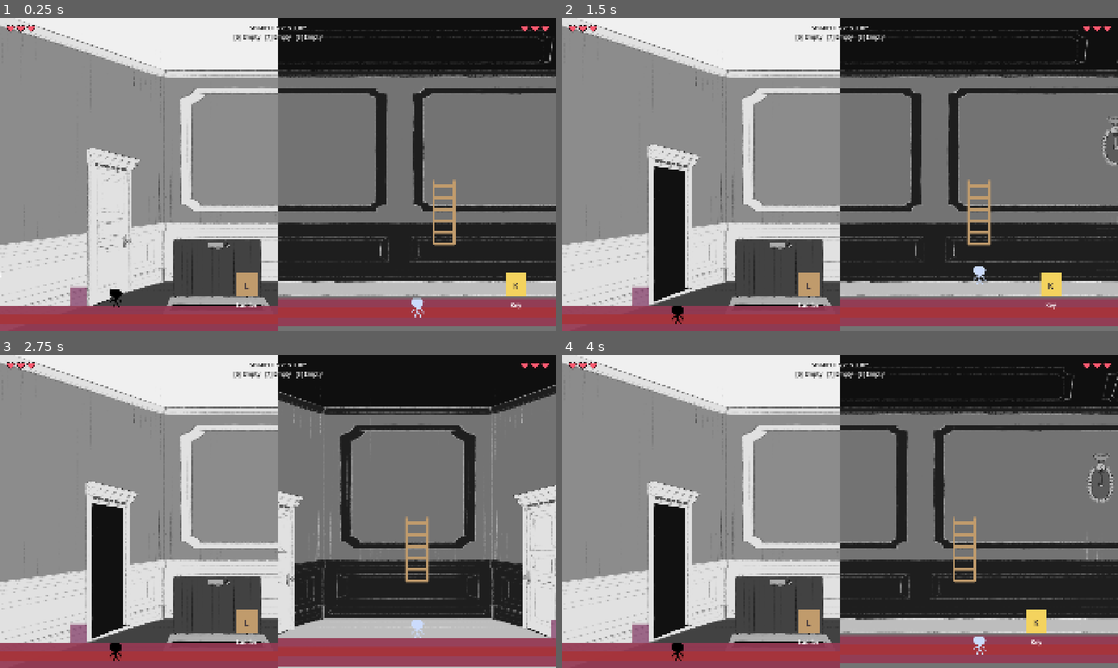
Above: before the commit, frames 1-4 (two rows, left to right).
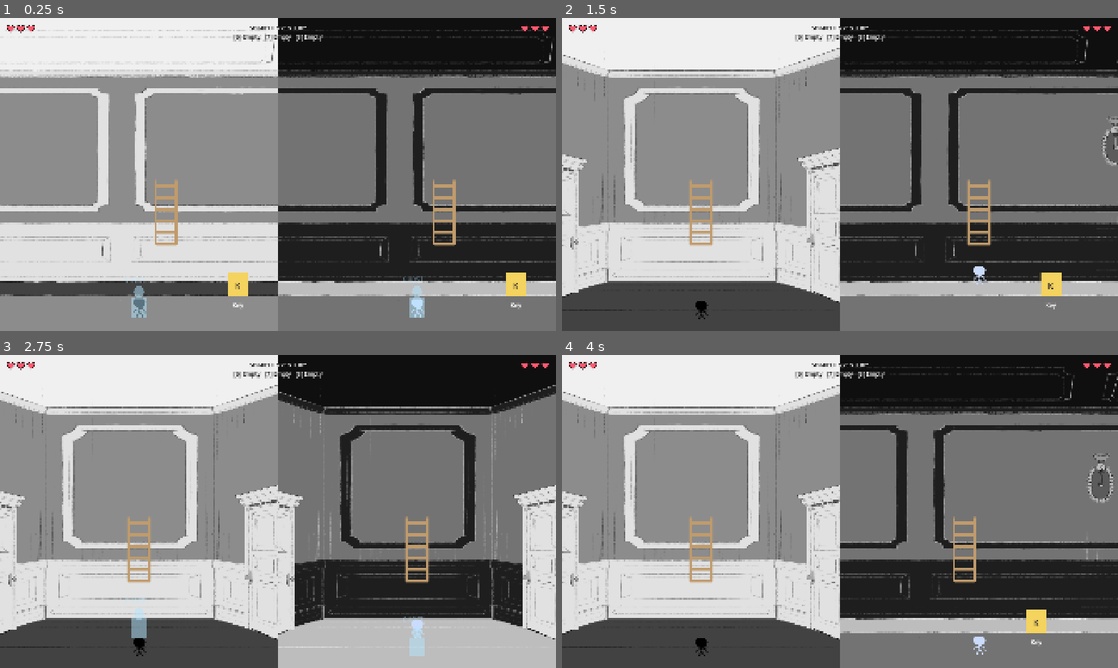
Above: after the commit, the same moments.

Repository: Clownpiece106/Robimy-dzem-2026
Game: Godot game, scene res://Globals/game.tscn
Same seed, same stepped clock (60 frames per second), same inputs: the game is played once before the commit and once after it.
Inputs:
- Up to frame 1 (0.25 s): no input
- Up to frame 2 (1.5 s): tap Enter (p2_interact) at 0.5, 1.35 s; tap E (p1_interact) at 0.6 s; tap Space at 1.25 s
- Up to frame 3 (2.75 s): tap Enter (p2_interact) at 2 s; tap Up (p2_move_background) at 2.1 s
- Up to frame 4 (4 s): tap Space at 2.75 s; tap Down (p2_move_foreground) at 2.85 s; tap Enter (p2_interact) at 3.5 s; tap Right (p2_move_right) at 3.6 s

The runs differ from the first frame. In frame 1, 23% of the frame differs, in the area x 0-100%, y 0-100%; in frame 2, 26%; in frame 3, 26%; in frame 4, 26%.

Commit message:
Physics auto hides and made balcony

Diff:
--- a/Globals/game.tscn
+++ b/Globals/game.tscn
@@ -41,6 +41,12 @@
 [ext_resource type="Texture2D" uid="uid://cy3eirkvyduq6" path="res://Assets/skrzynia.png" id="18_5jhku"]
 [ext_resource type="Script" uid="uid://d2wkkbw8q7oag" path="res://scripts/mansion_game.gd" id="mansion_game"]
 
+[sub_resource type="RectangleShape2D" id="RectangleShape2D_4qlxu"]
+size = Vector2(479, 120)
+
+[sub_resource type="RectangleShape2D" id="RectangleShape2D_w7ctf"]
+size = Vector2(325, 122)
+
 [sub_resource type="RectangleShape2D" id="RectangleShape2D_3a2vt"]
 size = Vector2(576, 120)
 
@@ -58,9 +64,6 @@
 
 [node name="MansionLayout" parent="." unique_id=569955723 instance=ExtResource("4_nnuyt")]
 z_as_relative = false
-
-[node name="Player1Spawn" parent="MansionLayout/SmallRoom(10)" parent_id_path=PackedInt32Array(569955723, 1297926878) index="1" unique_id=811967878]
-position = Vector2(224, 390)
 
 [node name="ClosedSprite" parent="MansionLayout/Trapdoor(10-17)/FloorEndpoint" index="0"]
 visible = false
@@ -180,7 +183,7 @@
 room_a = NodePath("../../SmallRoom(5)")
 room_b = NodePath("../../GrandRoom(3)")
 
-[node name="Doors" parent="MansionLayout" index="42" unique_id=1653110097]
+[node name="Doors" parent="MansionLayout" index="44" unique_id=1653110097]
 position = Vector2(0, 0)
 
 [node name="Door(1->3)" parent="MansionLayout/Doors" index="0" unique_id=1301379231]
@@ -191,6 +194,17 @@
 
 [node name="Door(3->4)" parent="MansionLayout/Doors" index="2" unique_id=1453849483]
 position = Vector2(-1160, 431)
+
+[node name="DoorL" parent="MansionLayout/Doors/Door(3->4)" index="0" unique_id=285493679]
+position = Vector2(-82, -96)
+
+[node name="CollisionShape2D" parent="MansionLayout/Doors/Door(3->4)/InteractionArea" parent_id_path=PackedInt32Array(569955723, 1453849483, 950921253) index="0" unique_id=1904547995]
+position = Vector2(56.5, 0)
+shape = SubResource("RectangleShape2D_4qlxu")
+
+[node name="CollisionShape2D" parent="MansionLayout/Doors/Door(3->4)/EnteringArea" parent_id_path=PackedInt32Array(569955723, 1453849483, 386806270) index="0" unique_id=35840935]
+position = Vector2(54.5, 0)
+shape = SubResource("RectangleShape2D_w7ctf")
 
 [node name="Door(5->6)" parent="MansionLayout/Doors" index="3" unique_id=1603556959]
 position = Vector2(441, 967)
@@ -260,12 +274,14 @@
 position = Vector2(117, 0)
 shape = SubResource("RectangleShape2D_u3wr0")
 
-[node name="PhysicsTileMapFg" parent="MansionLayout" index="43" unique_id=462440174]
+[node name="PhysicsTileMapFg" parent="MansionLayout" index="45" unique_id=462440174]
+visible = true
 self_modulate = Color(1, 1, 1, 0.5019608)
 position = Vector2(-1575, 464)
 tile_map_data = PackedByteArray("AADe/wIAAAAAAAAAAADe/wMAAAAAAAAAAADf/wIAAAAAAAAAAADf/wMAAAAAAAAAAADg/wIAAAAAAAAAAADg/w …(96176 unchanged characters)…
 
-[node name="PhysicsTileMapBg" parent="MansionLayout" index="44" unique_id=1139485748]
+[node name="PhysicsTileMapBg" parent="MansionLayout" index="46" unique_id=1139485748]
+visible = true
 self_modulate = Color(1, 1, 1, 0.5019608)
 tile_map_data = PackedByteArray("AADe/wIAAAAAAAAAAADe/wMAAAAAAAAAAADf/wIAAAAAAAAAAADf/wMAAAAAAAAAAADg/wIAAAAAAAAAAADg/w …(96880 unchanged characters)…
 
@@ -605,7 +621,7 @@
 
 [node name="hole4" parent="MansionLayout/PlaneObjectsContainer" unique_id=1604082652 instance=ExtResource("9_f235b")]
 z_index = 0
-position = Vector2(-1663, 274)
+position = Vector2(-1493.0001, 274.00003)
 scale = Vector2(0.4, 0.4)
 texture = ExtResource("6_1l6p8")
 
@@ -836,6 +852,7 @@
 [editable path="MansionLayout/Trapdoor(10-17)"]
 [editable path="MansionLayout/Trapdoor(16-25)"]
 [editable path="MansionLayout/Doors/Door(1->3)"]
+[editable path="MansionLayout/Doors/Door(3->4)"]
 [editable path="MansionLayout/Doors/Door(5->6)"]
 [editable path="MansionLayout/Doors/Door(8->9)2"]
 [editable path="MansionLayout/Doors/Door(26-27)"]
--- a/Tileset Physics/PhysicsTileMapBg.tscn
+++ b/Tileset Physics/PhysicsTileMapBg.tscn
@@ -2,5 +2,13 @@
 
 [ext_resource type="TileSet" uid="uid://djbyx8u2bi5ny" path="res://Tileset Physics/physics_tileset_bg.tres" id="1_ny62n"]
 
+[sub_resource type="GDScript" id="GDScript_l1gn1"]
+script/source = "extends TileMapLayer
+
+func _ready():
+	visible = false
+"
+
 [node name="PhysicsTileMap" type="TileMapLayer" unique_id=462440174]
 tile_set = ExtResource("1_ny62n")
+script = SubResource("GDScript_l1gn1")
--- a/Tileset Physics/PhysicsTileMapFg.tscn
+++ b/Tileset Physics/PhysicsTileMapFg.tscn
@@ -2,5 +2,14 @@
 
 [ext_resource type="TileSet" uid="uid://cdjw2m0pckx41" path="res://Tileset Physics/physics_tileset_fg.tres" id="1_vpmik"]
 
+[sub_resource type="GDScript" id="GDScript_jgm13"]
+script/source = "extends TileMapLayer
+
+func _ready():
+	visible = false
+	print(\"dupa\")
+"
+
 [node name="PhysicsTileMap" type="TileMapLayer" unique_id=462440174]
 tile_set = ExtResource("1_vpmik")
+script = SubResource("GDScript_jgm13")
--- /dev/null
+++ b/Tileset Physics/physics_tile_map_bg.gd
@@ -0,0 +1 @@
+extends TileMapLayer
--- /dev/null
+++ b/Tileset Physics/physics_tile_map_fg.gd
@@ -0,0 +1 @@
+extends TileMapLayer
--- a/scenes/mansion_layout.tscn
+++ b/scenes/mansion_layout.tscn
@@ -5,15 +5,31 @@
 [ext_resource type="PackedScene" path="res://scenes/rooms/medium_room.tscn" id="3"]
 [ext_resource type="PackedScene" uid="uid://byglwqrg37ual" path="res://scenes/connectors/door_connector.tscn" id="5"]
 [ext_resource type="PackedScene" path="res://scenes/connectors/ladder_connector.tscn" id="6"]
-[ext_resource type="PackedScene" path="res://scenes/connectors/trapdoor_connector.tscn" id="7_trapdoor"]
 [ext_resource type="Texture2D" uid="uid://b126o556cp312" path="res://Assets/smol room template flats.png" id="6_mq0xn"]
 [ext_resource type="Texture2D" uid="uid://je22s17llcn3" path="res://Assets/big room template flat.png" id="7_lb5pn"]
+[ext_resource type="PackedScene" path="res://scenes/connectors/trapdoor_connector.tscn" id="7_trapdoor"]
 [ext_resource type="Texture2D" uid="uid://dbxgbre6jbgx4" path="res://Assets/mid room template flat.png" id="8_5mdmh"]
 [ext_resource type="PackedScene" uid="uid://cm3j2ekshsqqy" path="res://Tileset Physics/PhysicsTileMapFg.tscn" id="9_w1ppb"]
+[ext_resource type="Texture2D" uid="uid://bxdeh5btso8kx" path="res://Assets/black.png" id="10_l1gn1"]
 [ext_resource type="PackedScene" uid="uid://c4f7uddotrubf" path="res://Tileset Physics/PhysicsTileMapBg.tscn" id="10_lb5pn"]
 [ext_resource type="Script" uid="uid://dj7efh5u0c70q" path="res://scripts/interactive_objects/collectible_item.gd" id="11_collectible"]
+[ext_resource type="Texture2D" uid="uid://cnehrbejyvo5" path="res://Assets/balkonik.png" id="11_qtsgh"]
 [ext_resource type="Texture2D" uid="uid://sefypjto3arl" path="res://Assets/5p.png" id="12_v4trw"]
 [ext_resource type="Texture2D" uid="uid://c6m5rgh8sf2sv" path="res://Assets/9p.png" id="13_1g2my"]
+
+[sub_resource type="GDScript" id="GDScript_wqeed"]
+script/source = "extends TileMapLayer
+
+func _ready():
+	visible = false
+"
+
+[sub_resource type="GDScript" id="GDScript_fnkm2"]
+script/source = "extends TileMapLayer
+
+func _ready():
+	visible = false
+"
 
 [node name="Mansion" type="Node2D" unique_id=1829639342]
 
@@ -53,9 +69,6 @@
 room_id = "Attic"
 room_width = 2560.0
 
-[node name="Player2Spawn" type="Marker2D" parent="Attic" unique_id=1473719095]
-position = Vector2(1300, 480)
-
 [node name="Candle_Room0_1" type="Node2D" parent="Attic" unique_id=685861531]
 z_index = 2
 position = Vector2(484, 480)
@@ -72,9 +85,6 @@
 item_label = "Music Box"
 shared_object_id = "mansion_music_box_room_0_1"
 
-[node name="Player2Spawn2" type="Marker2D" parent="Attic" unique_id=707286715]
-position = Vector2(1300, 480)
-
 [node name="Key" type="Node2D" parent="Attic" unique_id=1397336827]
 z_index = 2
 position = Vector2(1500, 480)
@@ -162,9 +172,6 @@
 position = Vector2(3320, 1080)
 room_id = "Small Room (9)"
 room_width = 960.0
-
-[node name="Player1Spawn" type="Marker2D" parent="SmallRoom(10)" unique_id=811967878]
-position = Vector2(60, 390)
 
 [node name="Candle_Room9_1" type="Node2D" parent="SmallRoom(9)" unique_id=133736225]
 z_index = 2
@@ -372,6 +379,16 @@
 position = Vector2(3320.5, 2967)
 scale = Vector2(0.7496093, 0.37083343)
 texture = ExtResource("8_5mdmh")
+
+[node name="Black" type="Sprite2D" parent="." unique_id=371241625]
+position = Vector2(-1717.9999, 265)
+scale = Vector2(24.882, 17.099)
+texture = ExtResource("10_l1gn1")
+
+[node name="Balkonik" type="Sprite2D" parent="." unique_id=550721090]
+position = Vector2(-1475, 268)
+scale = Vector2(0.5, 0.38)
+texture = ExtResource("11_qtsgh")
 
 [node name="Stairs" type="Node2D" parent="." unique_id=898855841]
 
@@ -544,9 +561,19 @@
 room_b = NodePath("../../SmallRoom(27)")
 
 [node name="PhysicsTileMapFg" parent="." unique_id=462440174 instance=ExtResource("9_w1ppb")]
+visible = false
 position = Vector2(-1575.1104, 464.22223)
 tile_map_data = PackedByteArray("AADe/wIAAAAAAAAAAADe/wMAAAAAAAAAAADf/wIAAAAAAAAAAADf/wMAAAAAAAAAAADg/wIAAAAAAAAAAADg/w …(95152 unchanged characters)…
+script = SubResource("GDScript_wqeed")
 
 [node name="PhysicsTileMapBg" parent="." unique_id=1139485748 instance=ExtResource("10_lb5pn")]
+visible = false
 position = Vector2(-1575.1104, 464.22223)
 tile_map_data = PackedByteArray("AADe/wIAAAAAAAAAAADe/wMAAAAAAAAAAADf/wIAAAAAAAAAAADf/wMAAAAAAAAAAADg/wIAAAAAAAAAAADg/w …(95280 unchanged characters)…
+script = SubResource("GDScript_fnkm2")
+
+[node name="Player2Spawn" type="Marker2D" parent="." unique_id=1473719095]
+position = Vector2(1840, -60)
+
+[node name="Player1Spawn" type="Marker2D" parent="." unique_id=811967878]
+position = Vector2(1840, -60)
Binary file added: Assets/black.png
Not shown, added: Assets/black.png.import
Not shown, added: Tileset Physics/physics_tile_map_bg.gd.uid
Not shown, added: Tileset Physics/physics_tile_map_fg.gd.uid
